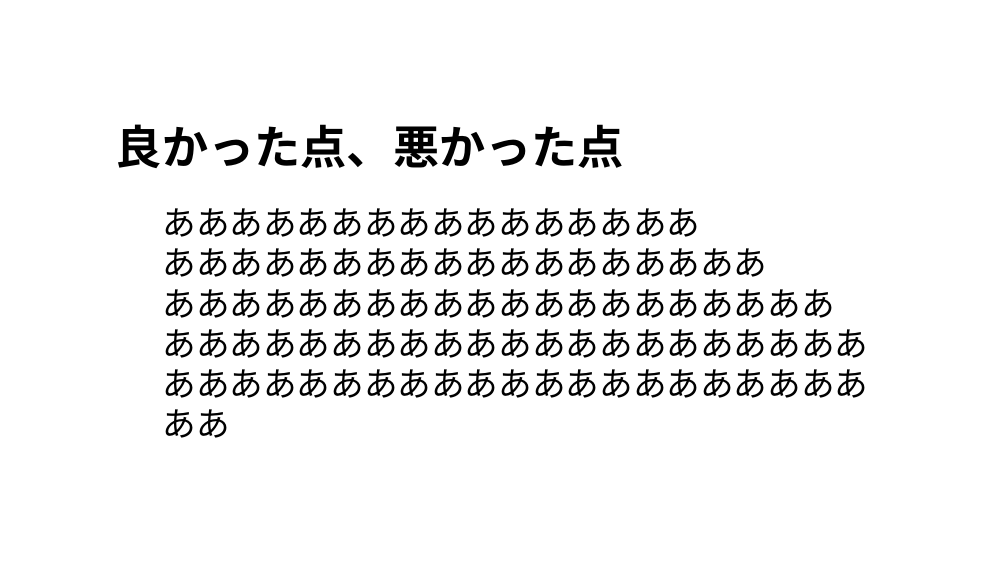
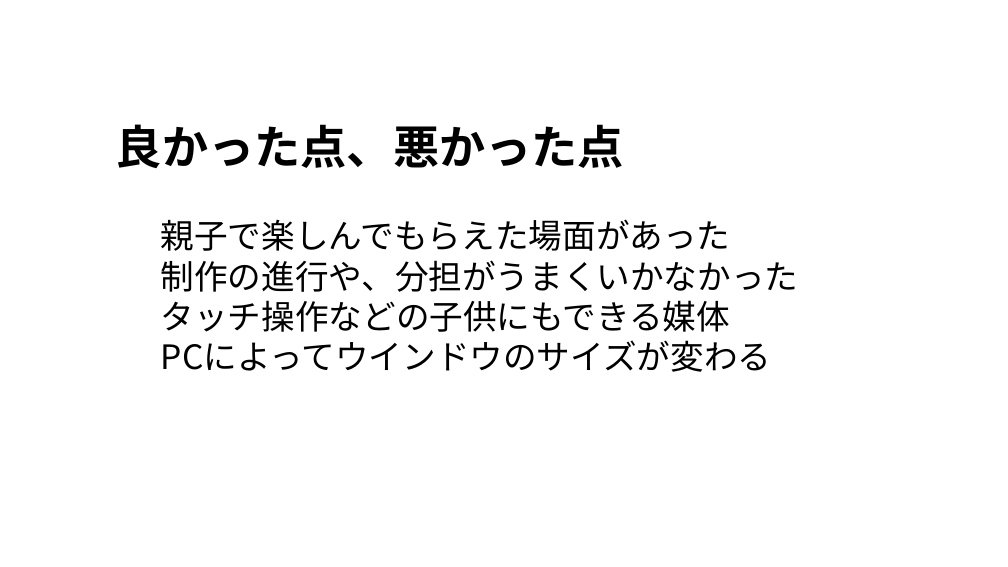
Before and after one commit to alto1412/Yokoari1207, a slide deck: slide 8 of よこありくんのプレゼン.pptx. Drawn at 1008x567 pixels with LibreOffice and Linux fonts; fonts in the diff are those of the drawing; background and template pictures are left out. Boxes give left, top, right and bottom in pixels: in the first picture for what was removed or moved away, otherwise in the second. Text is boxed around its words. In the diff, an @@ line names an element or a change of style, - is before the commit and + after.

```diff
--- a/よこありくんのプレゼン.pptx
+++ b/よこありくんのプレゼン.pptx
@@ text at [161, 219, 799, 372]: text changed @@
-ああああああああああああああああ
-ああああああああああああああああああ
-ああああああああああああああああああああ
-ああああああああああああああああああああああああああああああああああああああああああああ
+親子で楽しんでもらえた場面があった
+制作の進行や、分担がうまくいかなかった
+タッチ操作などの子供にもできる媒体
+PCによってウインドウのサイズが変わる
```
Also in this commit, not shown: 1 other slide changed, 1 slide added, 1 slide removed.
